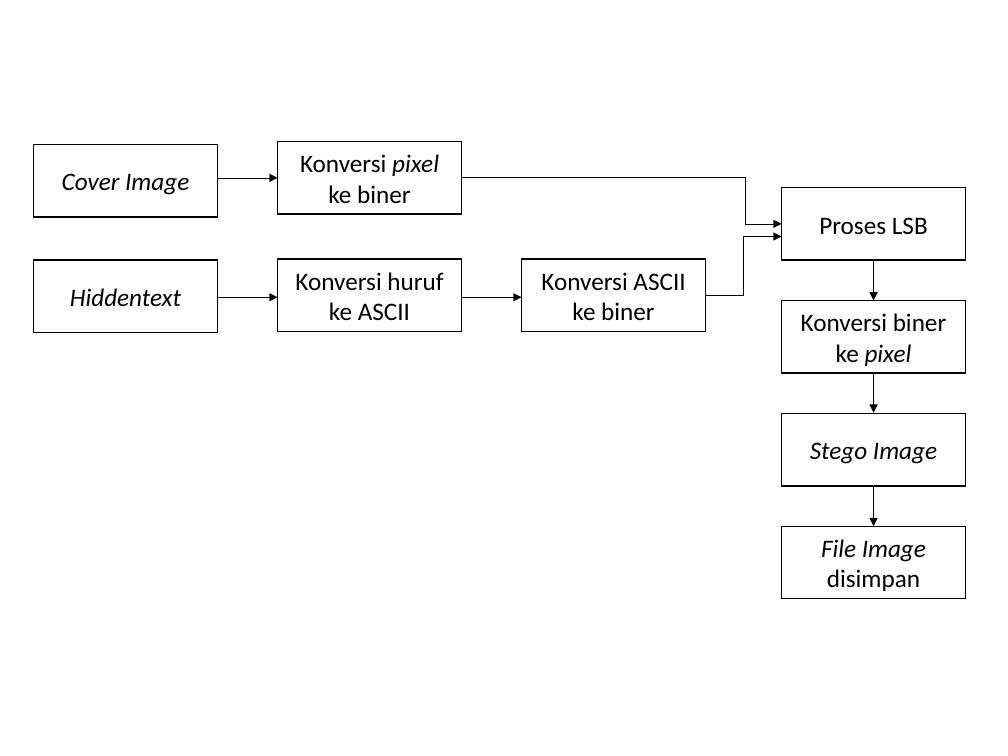
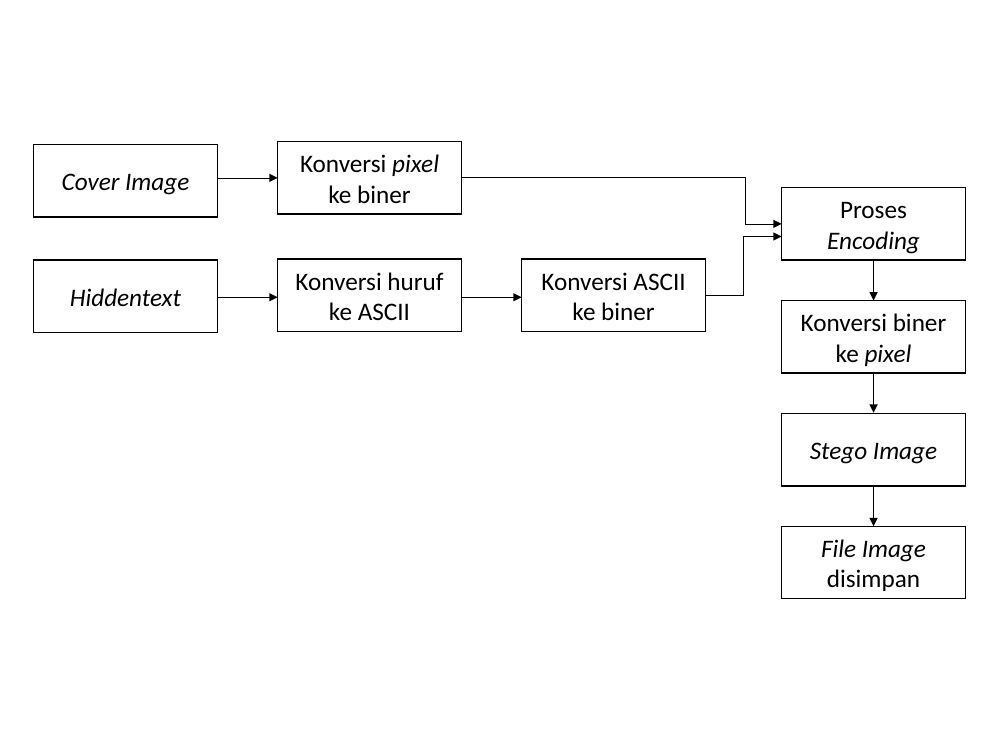
Before and after one commit to ameliapriliani23/Skripsweet, a slide deck: slide 1 of Ms. Office/flowchart2.pptx. Drawn at 1008x756 pixels with LibreOffice and Linux fonts; fonts in the diff are those of the drawing. Boxes give left, top, right and bottom in pixels: in the first picture for what was removed or moved away, otherwise in the second. Text is boxed around its words. In the diff, an @@ line names an element or a change of style, - is before the commit and + after.

```diff
--- a/Ms. Office/flowchart2.pptx
+++ b/Ms. Office/flowchart2.pptx
@@ text in rectangle at (827,201,920,254): text changed; italic on @@
-Proses LSB
+Proses Encoding
```
Also in this commit, not shown: 1 other slide changed, 24 other files.
